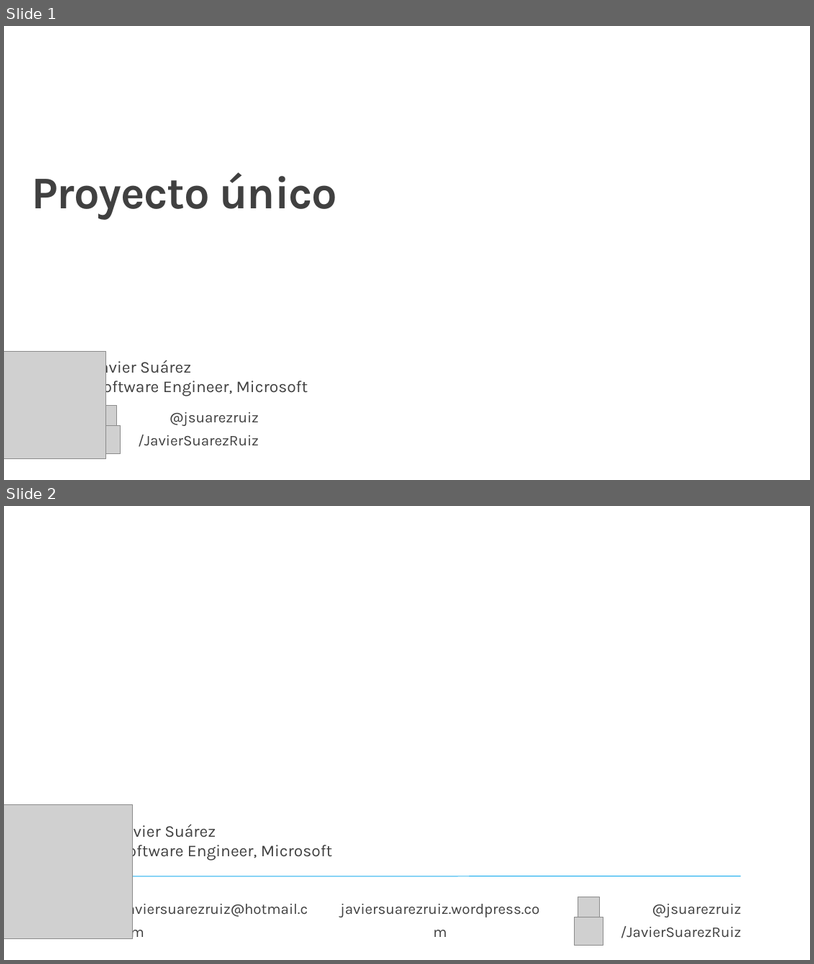
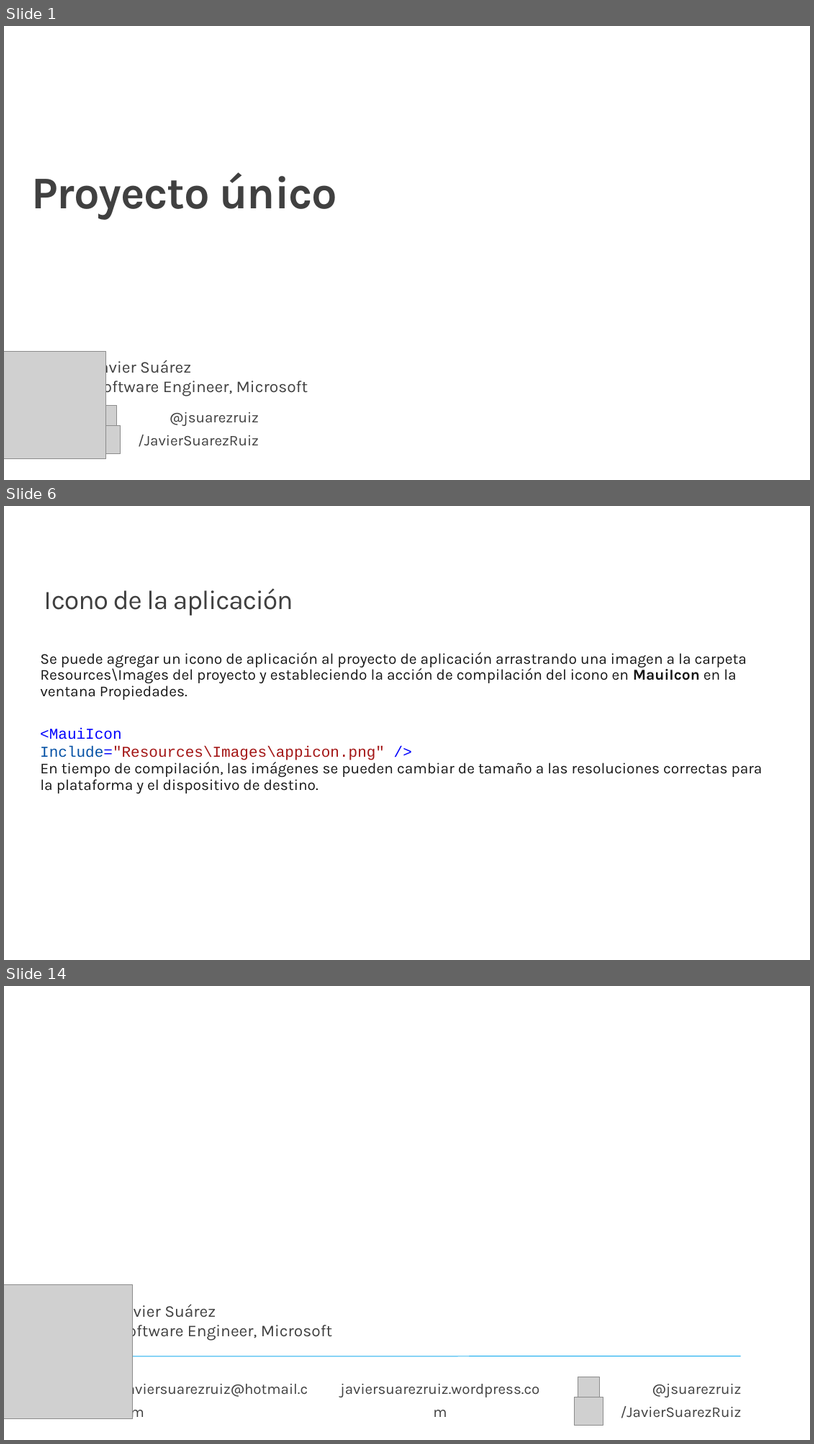
Before and after one commit to jsuarezruiz/taller-dotnet-maui, a slide deck: Bloque 3 - Creación de primera App/Taller10 - Proyecto único.pptx. Shown one above the other, each under a label of ours: slides 1 and 2 before the commit, slides 1, 6 and 14 after it; the slides between them are not shown. The pictures are 814x964 and 814x1444 pixels, drawn with LibreOffice and Linux fonts; fonts in the diff are those of the drawing; grey boxes stand for pictures; background and template pictures are left out. Boxes give left, top, right and bottom in pixels: in the first picture for what was removed or moved away, otherwise in the second. Text is boxed around its words. In the diff, an @@ line names an element or a change of style, - is before the commit and + after.

```diff
--- a/Bloque 3 - Creación de primera App/Taller10 - Proyecto único.pptx
+++ b/Bloque 3 - Creación de primera App/Taller10 - Proyecto único.pptx
@@ slide 6 added at (4,506,810,960), background #FFFFFF @@
@@ title added at (44,588,293,615), 32 pt, text #404040 @@
+Icono de la aplicación
@@ text added at (40,652,763,793), 18 pt, text #171717 @@
+Se puede agregar un icono de aplicación al proyecto de aplicación arrastrando una imagen a la carpeta Resources\Images del proyecto y estableciendo la acción de compilación del icono en MauiIcon en la ventana Propiedades.
+En tiempo de compilación, las imágenes se pueden cambiar de tamaño a las resoluciones correctas para la plataforma y el dispositivo de destino.
@@ text added at (40,728,385,760), 18 pt, text #A31515 @@
+<MauiIcon Include="Resources\Images\appicon.png" />
@@ what was slide 2 is now slide 14 @@
```
Also in this commit, not shown: 11 other slides added.
